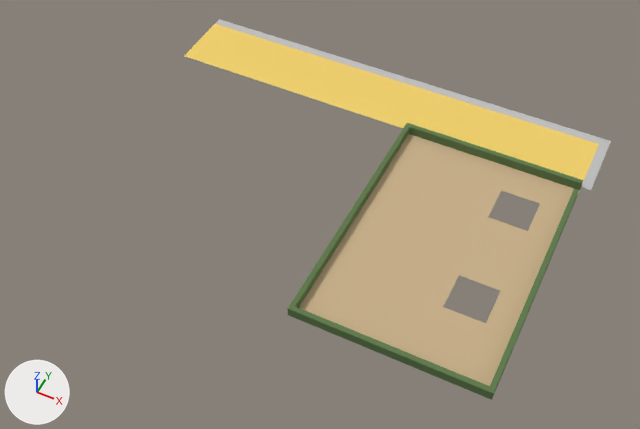
Renders of the Blender file assets/buildings/paseo.blend from each side of a commit.
Before and after are seen from a 50 mm lens placed at (7.2, -149.6, 129.5), pointed at (-46.4, -42.5, -4.4). The axes (+X, +Y, +Z) are drawn at lower left. The lights are the same throughout. The older version comes first.

Script lines for the objects in view, before the commit:
```python
me_plane_001 = bpy.data.meshes.new('Plane.001')
me_plane_001.from_pydata(...)  # 486 vertices, 427 faces; spans x -95.0..1.0, y -70.0..0.0, z 0.0..2.1
# faces by material slot: [88, 120, 140, 79]
me_plane_001.materials.append(mat_sand)  # yellow #f2d16b
me_plane_001.materials.append(mat_terrain)  # beige #c9b08a
me_plane_001.materials.append(mat_hedge)  # dark green #5f7a4a
me_plane_001.materials.append(mat_sidewalk)  # light grey #bfbfbf
ob_plane = bpy.data.objects.new('Plane', me_plane_001)
ob_plane.location = (0.0, 0.0, 0.0)
```
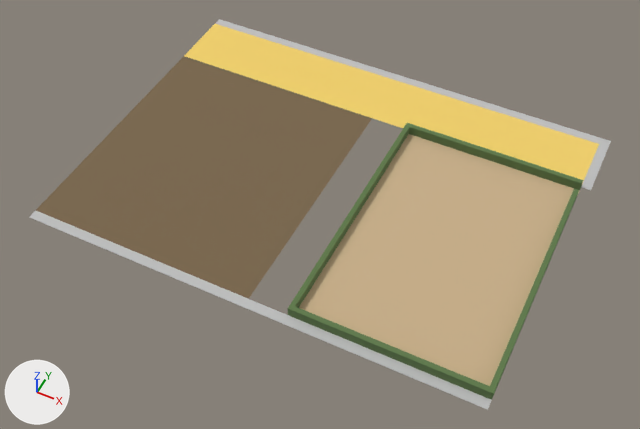
Pixel boxes [x1, y1, x2, y2] of what changed, in the pictures (640 x 429 px):
'Plane', reshaped (36% wider)
    before: [184, 19, 611, 400]
    after: [29, 19, 611, 410]
part 1 of me_plane_001, built on
    before: [184, 54, 542, 397]
    after: [29, 56, 492, 410]

What the commit changed:
Material 'Wasteland' (mat_wasteland) is new.
Its base color is (0.195, 0.136, 0.0723) (brown #7a674c).
Its roughness is 1.0.
me_plane_001 is used by ob_plane; location (0.0, 0.0, 0.0).
me_plane_001 had 486 vertices, 427 faces and spanned x -95.0..1.0, y -70.0..0.0, z 0.0..2.1.
me_plane_001 now has 102 vertices, 75 faces, 1 loose edge and spans x -95.0..1.0, y -72.0..0.0, z 0.0..2.1.
me_plane_001 part 1: 404 vertices removed from x -95.0..1.0, y -70.0..0.0, z 0.0..2.1; 20 vertices added at x -95.0..-1.0, y -72.0..-70.0, z 0.0..0.1.
me_plane_001 gains material mat_wasteland (brown #7a674c).
